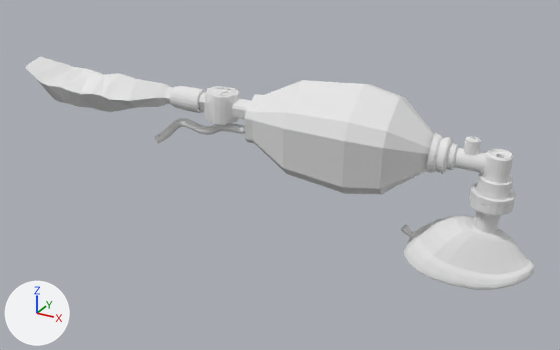
The OBJ model Elements/files/models/BagMask/BagMask.obj, before and after one commit.
The view is the same before and after, from a 50 mm lens placed at (0.353, -0.618, 0.284), pointed at (0.015, -0.003, -0.024). The lights are fixed; the arrows at lower left show +X, +Y and +Z. Where no turn or scale is listed for an object, it has been applied to the vertices.

In view in the first picture: 'BagMask'.
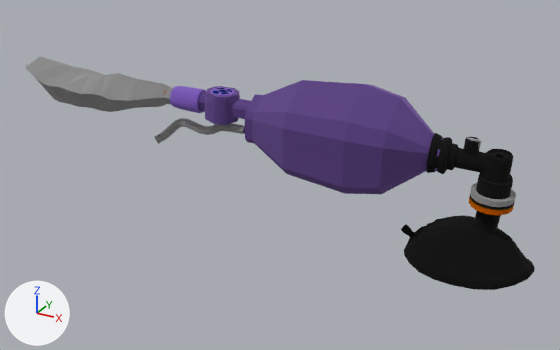
What differs and where, as boxes [x1, y1, x2, y2] in the pictures (560 x 350 px):
'BagMask', surface changed: [26, 57, 535, 290] in both

Patch to the scene script:
```diff
--- a/Elements/files/models/BagMask/BagMask.obj.py
+++ b/Elements/files/models/BagMask/BagMask.obj.py
@@ img_bagmasktexture_png @@
+img_bagmasktexture_png = load_image('BagMaskTexture.png', 'BagMaskTexture.png', 512, 512, 'sRGB')
@@ mat_blinn1sg @@
 mat_blinn1sg = principled_material('blinn1SG')
-mat_blinn1sg.base_color = (0.8, 0.8, 0.8)  # white #e7e7e7
+mat_blinn1sg.texture = img_bagmasktexture_png
+mat_blinn1sg.metallic = 1.0
 mat_blinn1sg.roughness = 1.0
```
